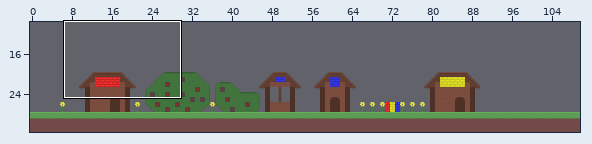
Two states of a Tiled map (JSON), Color Quest/Color Quest/assets/TileMaps/Tutorial.json. The first picture is a wide view before the edit; the outline marks the close-up.
Close-up. Before the commit:
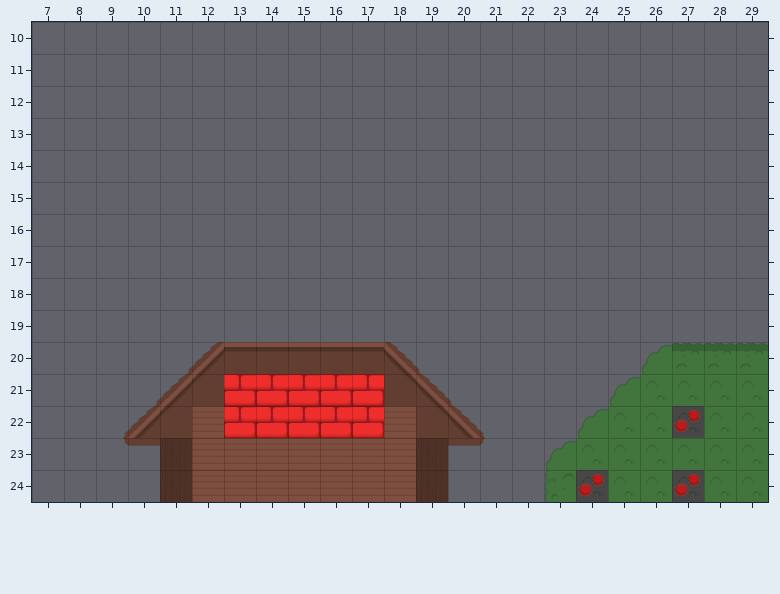
Cells are 32x32 px. Shown: x 7..29, y 10..24. The commit also changed other parts of the map, which this record leaves out.
And afterwards:
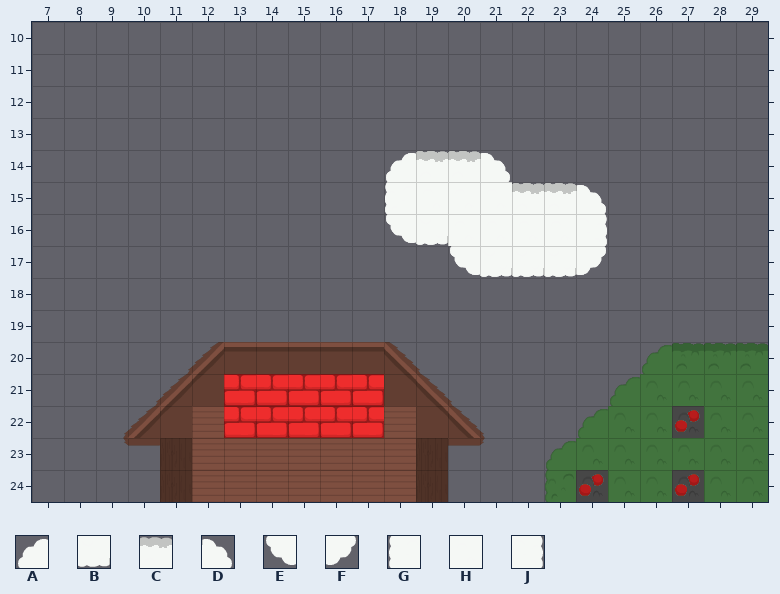
Key: from "color_tiles_2": A 84, B 85 flipped up-down, C 86, D 87, E 88, F 89, G 91, H 92, J 94.
_ is an empty cell.
What changed:
Layer "Ground_1":
y 14: x 19..20 __ -> CC
y 15: x 22..23 __ -> CC
Layer "Background_1":
y 14: x 18..21 ____ -> ACCD
y 15: x 18 _ -> G; x 22..24 ___ -> CCD
y 16: x 18..19 __ -> EB; x 24 _ -> J
y 17: x 20..24 _____ -> EBBBF
Layer "Ground_0":
y 14: x 19..20 __ -> CC
y 15: x 22..23 __ -> CC
Layer "Background_0":
y 14: x 18..21 ____ -> ACCD
y 15: x 18..24 _______ -> GHHHCCD
y 16: x 18..24 _______ -> EBHHHHJ
y 17: x 20..24 _____ -> EBBBF
Pixel boxes of the changes (left, top, right, bottom) in both close-ups:
added: (385, 151, 607, 277)
